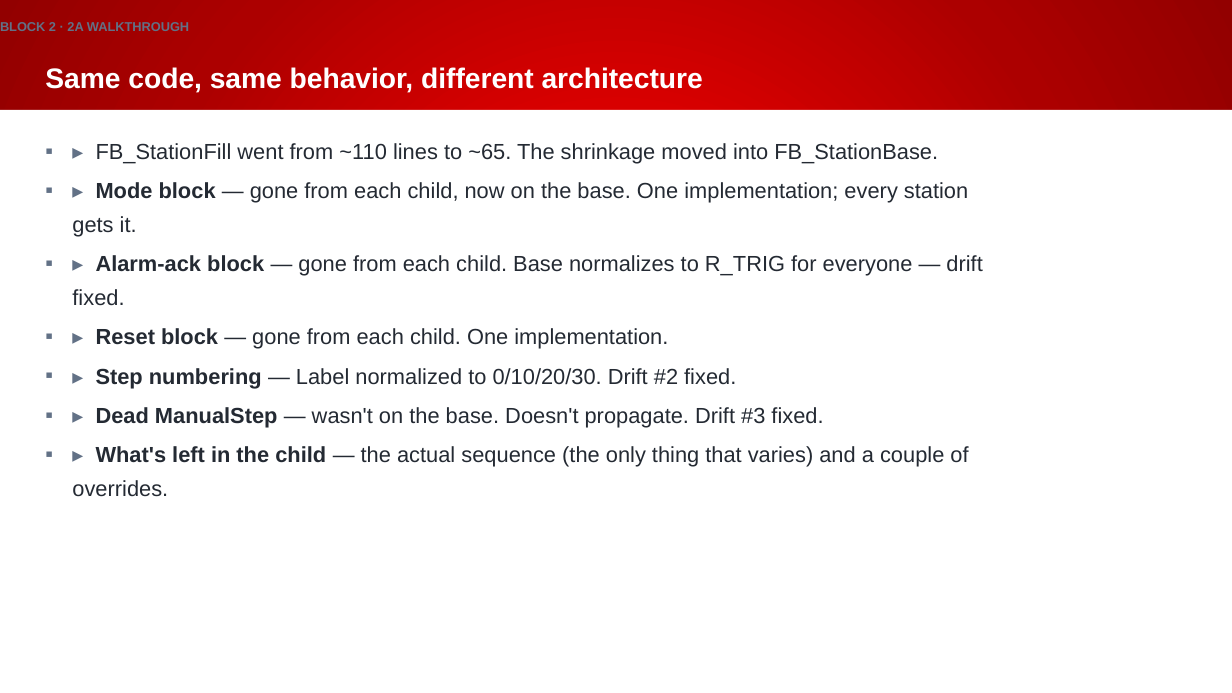
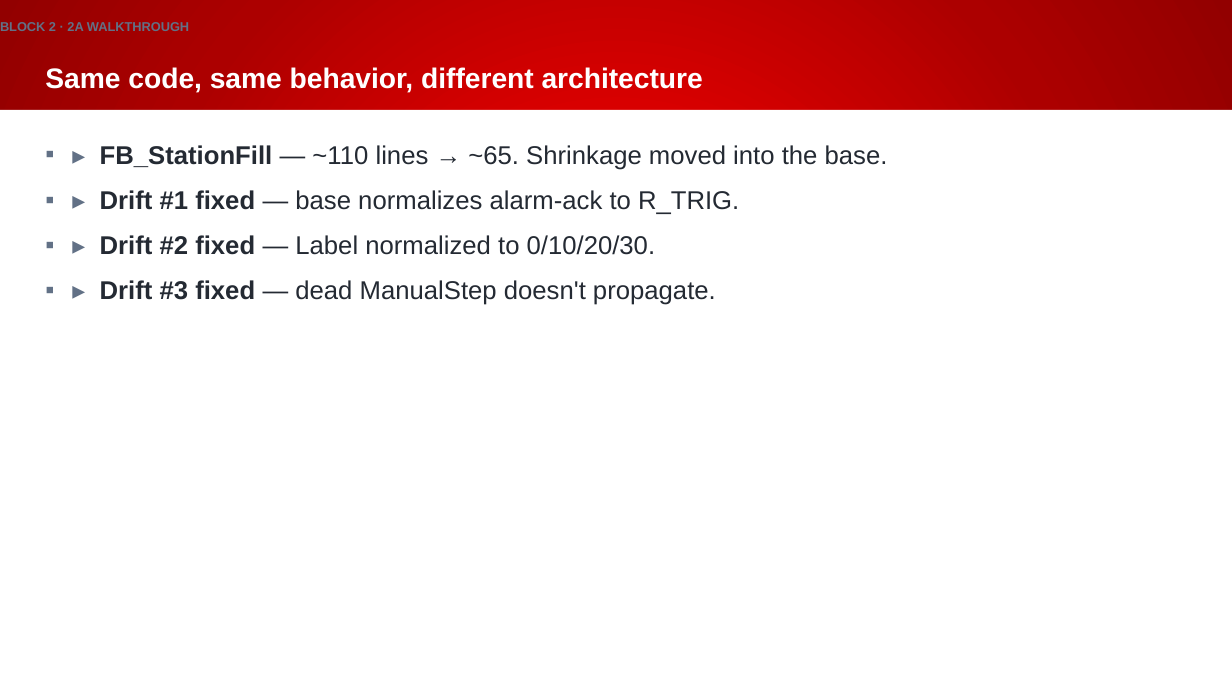
Before and after one commit to Beckhoff-USA-Community/Procedural_To_SOLID, a slide deck: slide 26 of presentation/NEM2026_workshop.pptx. Drawn at 1232x693 pixels with LibreOffice and Linux fonts; fonts in the diff are those of the drawing; background and template pictures are left out. Boxes give left, top, right and bottom in pixels: in the first picture for what was removed or moved away, otherwise in the second. Text is boxed around its words. In the diff, an @@ line names an element or a change of style, - is before the commit and + after.

```diff
--- a/presentation/NEM2026_workshop.pptx
+++ b/presentation/NEM2026_workshop.pptx
@@ text at bbox=[100, 145, 888, 305]: text changed; size 17 to 20 pt @@
-▪ ▸ FB_StationFill went from ~110 lines to ~65. The shrinkage moved into FB_StationBase.
-▪ ▸ Mode block — gone from each child, now on the base. One implementation; every station gets it.
-▪ ▸ Alarm-ack block — gone from each child. Base normalizes to R_TRIG for everyone — drift fixed.
-▪ ▸ Reset block — gone from each child. One implementation.
-▪ ▸ Step numbering — Label normalized to 0/10/20/30. Drift #2 fixed.
-▪ ▸ Dead ManualStep — wasn't on the base. Doesn't propagate. Drift #3 fixed.
-▪ ▸ What's left in the child — the actual sequence (the only thing that varies) and a couple of overrides.
+▪ ▸ FB_StationFill — ~110 lines → ~65. Shrinkage moved into the base.
+▪ ▸ Drift #1 fixed — base normalizes alarm-ack to R_TRIG.
+▪ ▸ Drift #2 fixed — Label normalized to 0/10/20/30.
+▪ ▸ Drift #3 fixed — dead ManualStep doesn't propagate.
```
Also in this commit, not shown: 64 other slides changed, 1 other file.
